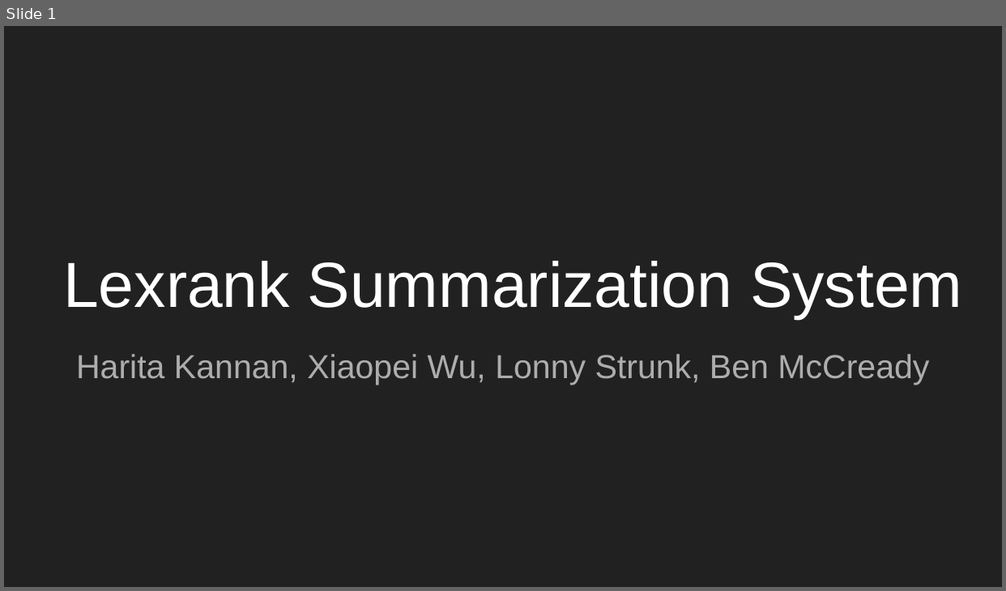
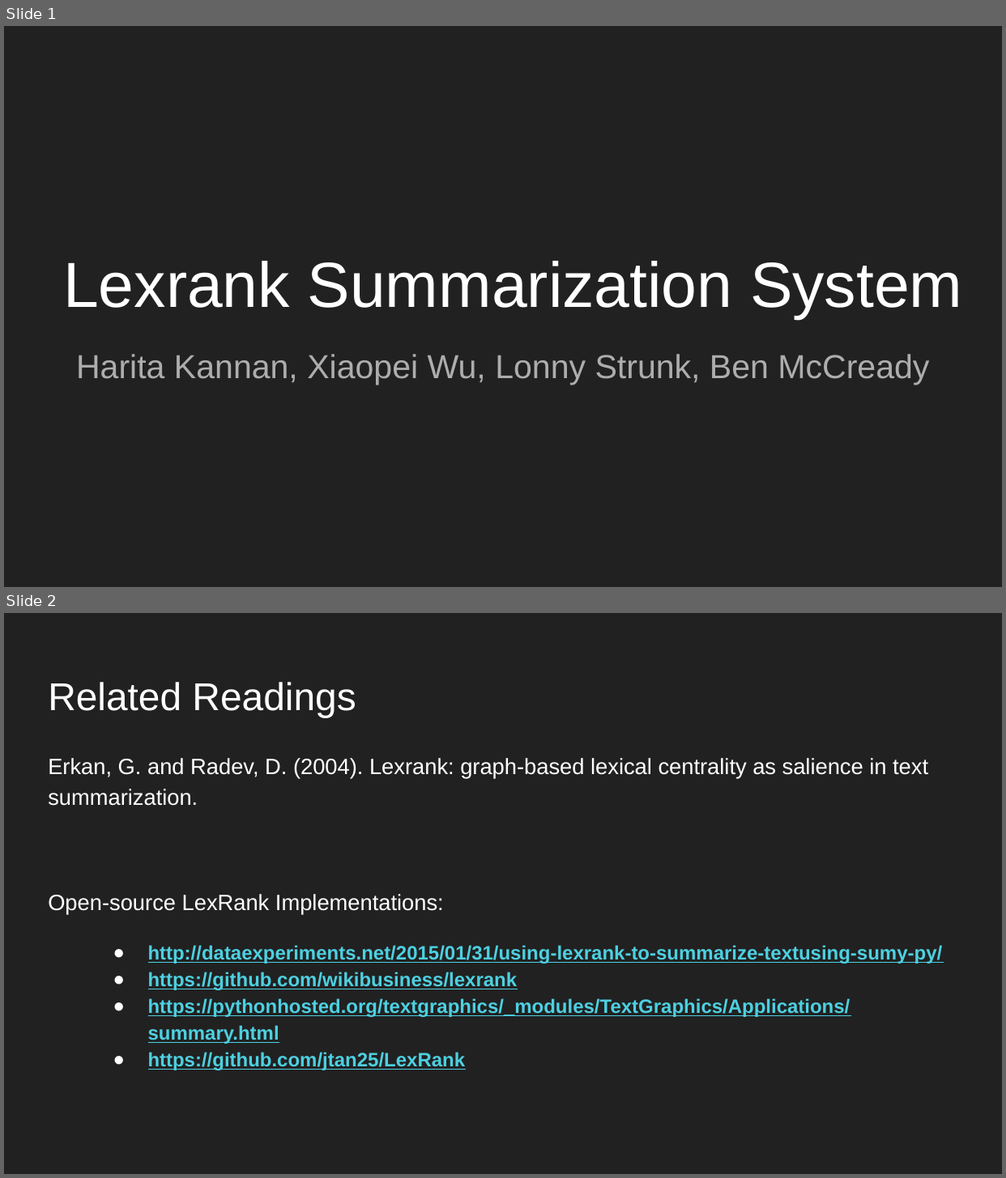
Before and after one commit to lonnystrunk/573-HXLB, a slide deck: doc/D2_presentation.pptx. Shown one above the other, each under a label of ours: slide 1 before the commit, slides 1 and 2 after it. The pictures are 1006x591 and 1006x1178 pixels, drawn with LibreOffice and Linux fonts; fonts in the diff are those of the drawing. Boxes give left, top, right and bottom in pixels: in the first picture for what was removed or moved away, otherwise in the second. Text is boxed around its words. In the diff, an @@ line names an element or a change of style, - is before the commit and + after.

```diff
--- a/doc/D2_presentation.pptx
+++ b/doc/D2_presentation.pptx
@@ slide 2 added at [4,613,1002,1174], background #212121 @@
@@ title added at [48,682,356,717], 28 pt, text #FFFFFF @@
+Related Readings
@@ text added at [48,758,943,1071], 14 pt, text #4DD0E1, bold, underline @@
+Erkan, G. and Radev, D. (2004). Lexrank: graph-based lexical centrality as salience in text summarization.
+Open-source LexRank Implementations:
+● http://dataexperiments.net/2015/01/31/using-lexrank-to-summarize-textusing-sumy-py/
+● https://github.com/wikibusiness/lexrank
+● https://pythonhosted.org/textgraphics/_modules/TextGraphics/Applications/summary.html
+● https://github.com/jtan25/LexRank
```
Also in this commit, not shown: 1 slide changed, 5 other slides added, 3 slides removed.
